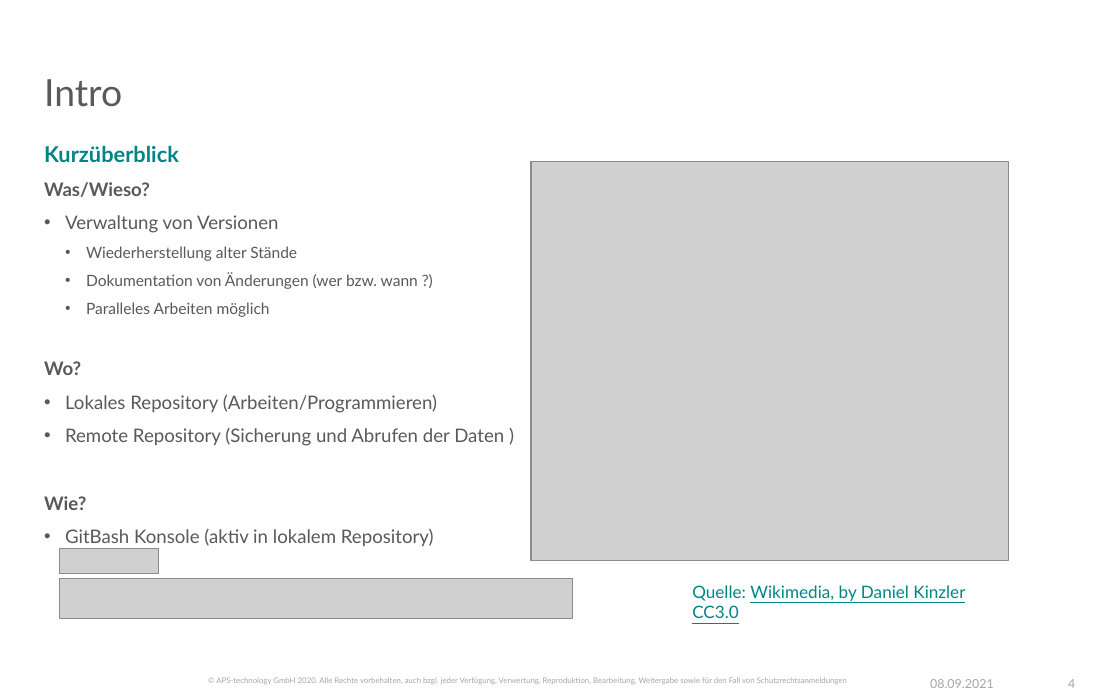
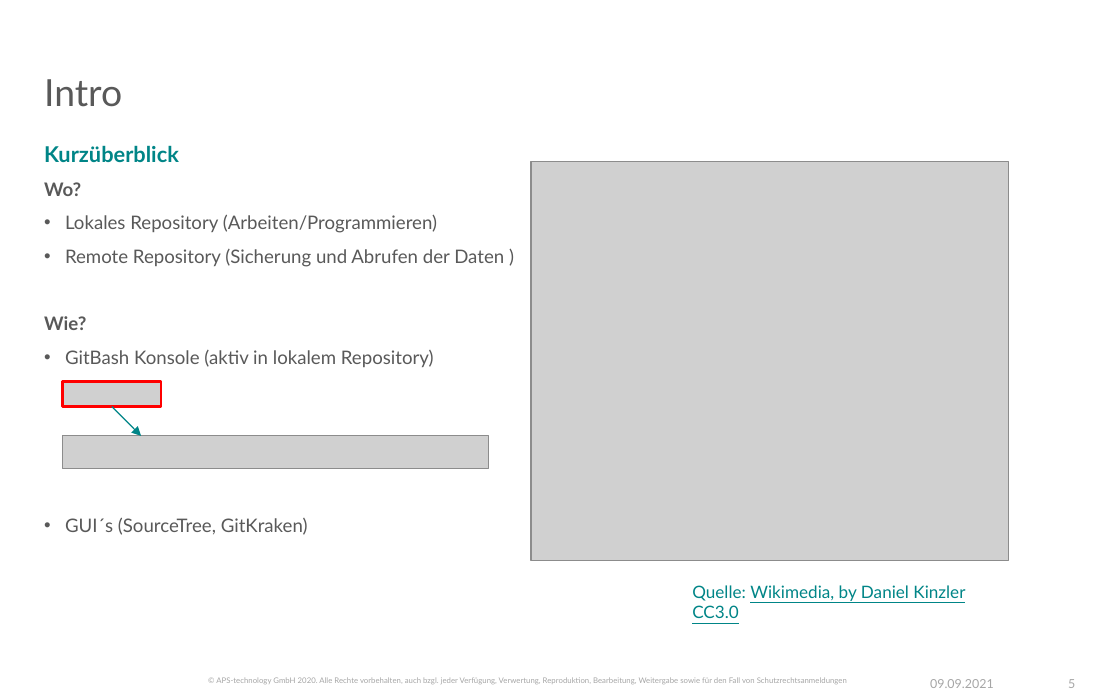
Before and after one commit to daltdoerfer/HOW-TO-GIT, a slide deck: slide 5 of HOW-TO Git.pptx (slide 4 before the commit). Drawn at 1120x700 pixels with LibreOffice and Linux fonts; fonts in the diff are those of the drawing; grey boxes stand for pictures; background and template pictures are left out. Boxes give left, top, right and bottom in pixels: in the first picture for what was removed or moved away, otherwise in the second. Text is boxed around its words. In the diff, an @@ line names an element or a change of style, - is before the commit and + after.

```diff
--- a/HOW-TO Git.pptx
+++ b/HOW-TO Git.pptx
@@ text at (44,182,418,317): paragraphs removed @@
-Was/Wieso?
-• Verwaltung von Versionen
-  • Wiederherstellung alter Stände
-  • Dokumentation von Änderungen (wer bzw. wann ?)
-  • Paralleles Arbeiten möglich
@@ picture: place and size @@
-picture at (59,549,158,573)
+picture at (63,382,161,407)
@@ rectangle added at (63,382,161,407), outline #FF0000 1.5 pt @@
@@ arrow added from (112, 407) to (141, 436), #008587 0.75 pt @@
@@ picture: place and size @@
-picture at (59,579,572,618)
+picture at (63,436,488,468)
@@ text at (65,518,308,535): paragraph added @@
+• GUI´s (SourceTree, GitKraken)
@@ text at (930,679,994,688): text changed @@
-08.09.2021
+09.09.2021
@@ page number at (1068,679,1075,688): text changed @@
-4
+5
```
Also in this commit, not shown: 34 other slides changed, 1 slide added.
